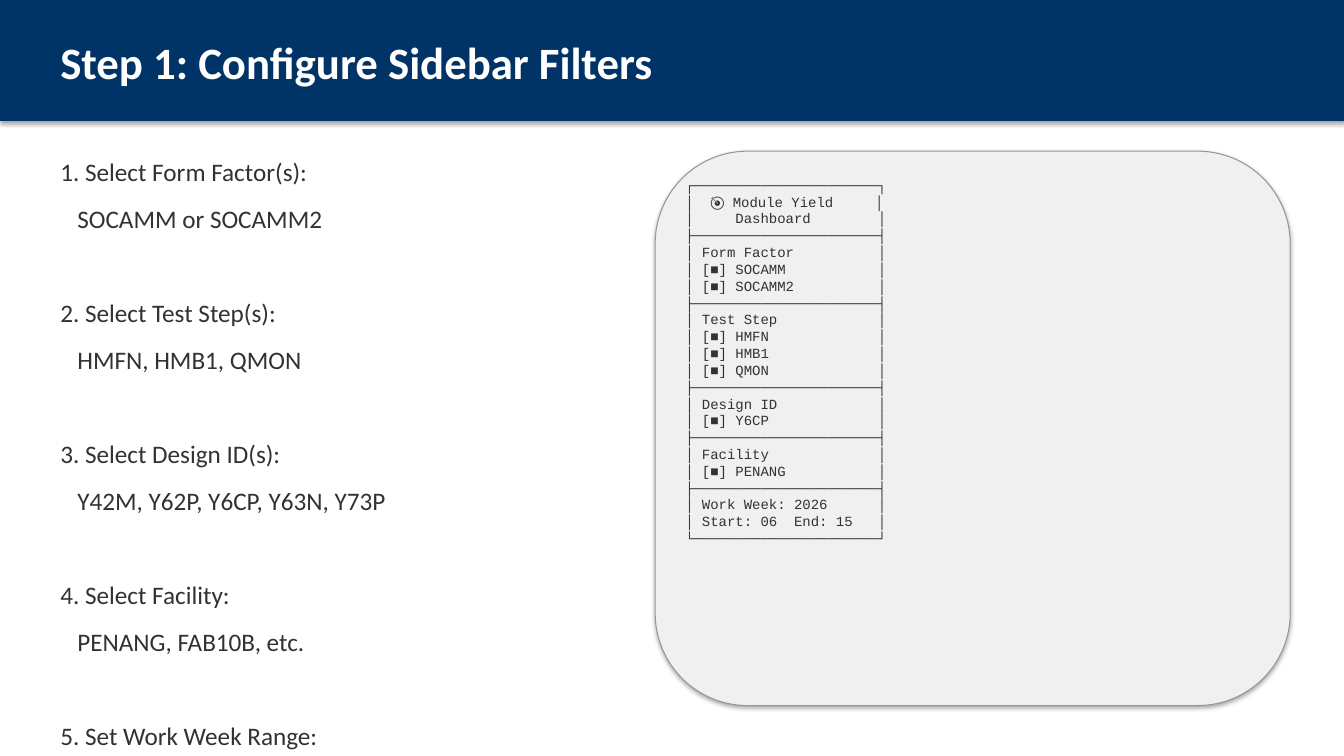
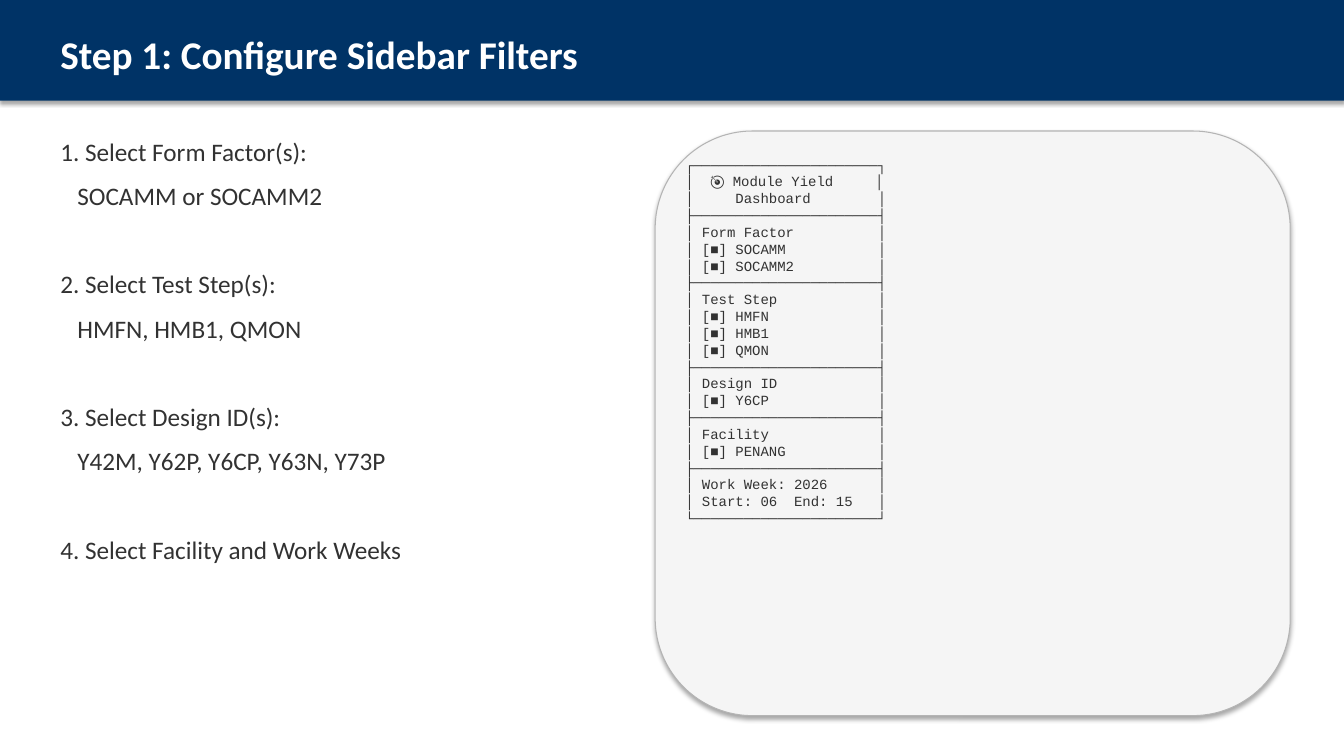
Before and after one commit to ASEGARAN/MODULE_YIELD_DASHBOARD, a slide deck: slide 4 of Module_ELC_Yield_User_Guide.pptx (slide 3 before the commit). Drawn at 1344x756 pixels with LibreOffice and Linux fonts; fonts in the diff are those of the drawing. Boxes give left, top, right and bottom in pixels: in the first picture for what was removed or moved away, otherwise in the second. Text is boxed around its words. In the diff, an @@ line names an element or a change of style, - is before the commit and + after.

Commit message:
Add actual dashboard screenshot to user guide PPTX
- Embedded screenshot of dashboard homepage on slide 2
- 11 slides with mixed actual screenshot + ASCII mockups
- Screenshots captured via Firefox headless

```diff
--- a/Module_ELC_Yield_User_Guide.pptx
+++ b/Module_ELC_Yield_User_Guide.pptx
@@ rectangle: place and size @@
-rectangle at box(0, 0, 1344, 121)
+rectangle at box(0, 0, 1344, 101)
@@ text "Step 1: Configure Sidebar Filters" at box(60, 41, 578, 76): size 32 to 28 pt @@
@@ text "1. Select Form Factor(s):": place and size @@
-text "1. Select Form Factor(s):" at box(60, 163, 386, 750)
+text "1. Select Form Factor(s):" at box(60, 143, 401, 563)
@@ text at box(60, 143, 386, 473): less space between paragraphs @@
@@ rounded rectangle: place and size @@
-rounded rectangle at box(655, 151, 1291, 706)
+rounded rectangle at box(655, 131, 1291, 716)
@@ rounded rectangle at box(655, 131, 1291, 716): fill #F0F0F0 to #F5F5F5; outline #969696 0.75 pt to #B4B4B4 0.75 pt @@
@@ text "┌──────────────────────┐ │ 🎯 Module Yield ...": place and size @@
-text "┌──────────────────────┐ │ 🎯 Module Yield ..." at box(702, 197, 853, 526)
+text "┌──────────────────────┐ │ 🎯 Module Yield ..." at box(702, 176, 853, 506)
@@ text at box(60, 541, 401, 563): text changed @@
-4. Select Facility:
-PENANG, FAB10B, etc.
-5. Set Work Week Range:
-Year + Start/End weeks
+4. Select Facility and Work Weeks
```
Also in this commit, not shown: 9 other slides changed, 1 slide added, 2 slides removed, 2 other files.
